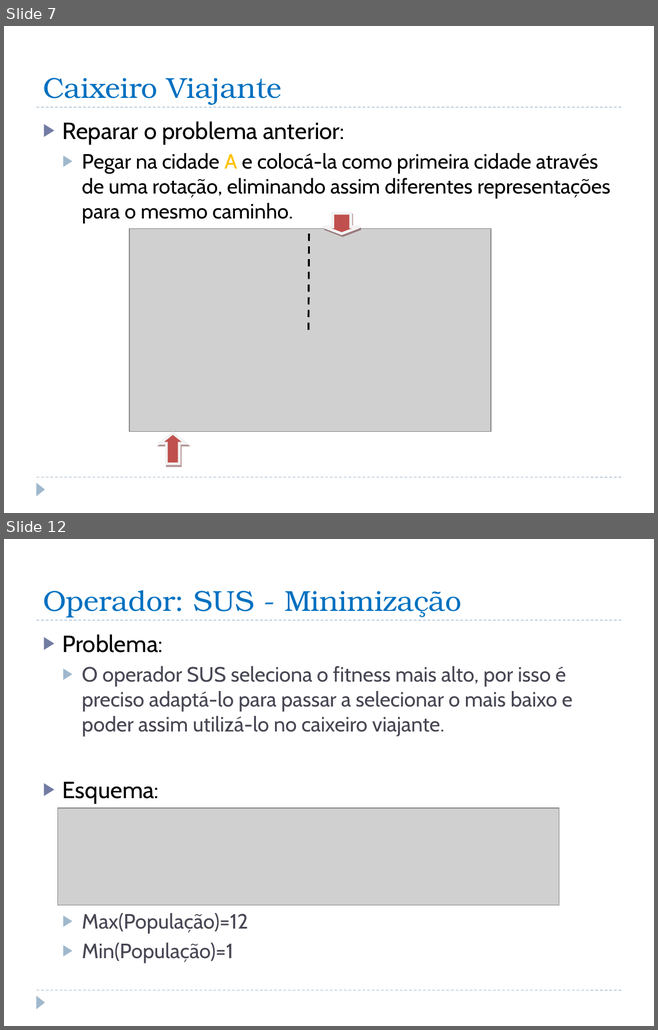
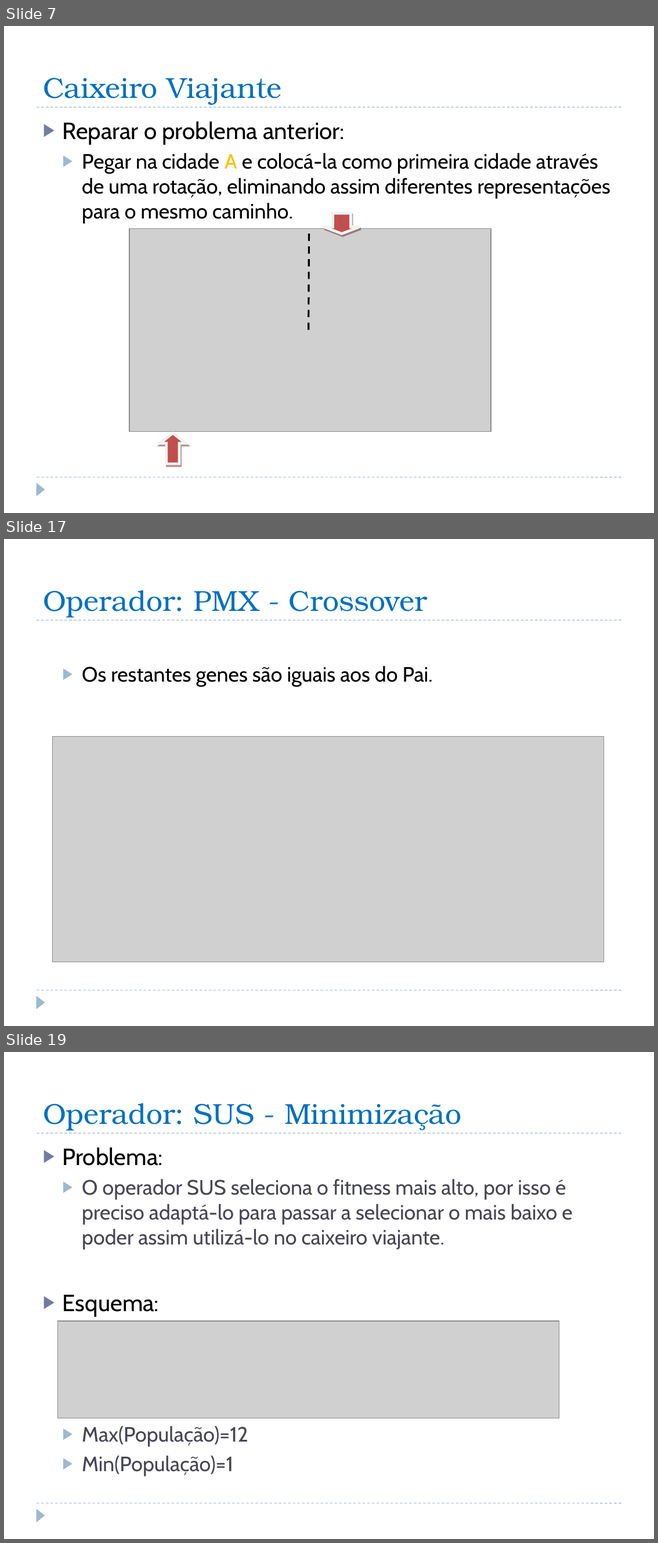
Before and after one commit to iptomar/inovative_11-12, a slide deck: versao03/CaixeiroViajante_apresentacao.pptx. Shown one above the other, each under a label of ours: slides 7 and 12 before the commit, slides 7, 17 and 19 after it; the slides between them are not shown. The pictures are 658x1030 and 658x1543 pixels, drawn with LibreOffice and Linux fonts; fonts in the diff are those of the drawing; grey boxes stand for pictures. Boxes give left, top, right and bottom in pixels: in the first picture for what was removed or moved away, otherwise in the second. Text is boxed around its words. In the diff, an @@ line names an element or a change of style, - is before the commit and + after.

Commit message:
Entrega de Operador PMX e Inversion

```diff
--- a/versao03/CaixeiroViajante_apresentacao.pptx
+++ b/versao03/CaixeiroViajante_apresentacao.pptx
@@ slide 17 added at [4, 539, 654, 1026], background #FFFFFF; not listed: 3 template elements that a slide beside it also shows @@
@@ title added at [43, 590, 427, 618], 32 pt, text #0070C0 @@
+Operador: PMX - Crossover
@@ text added at [82, 666, 433, 686], 23 pt, text #000000 @@
+  ▶ Os restantes genes são iguais aos do Pai.
@@ picture added at [53, 736, 604, 962] @@
@@ what was slide 12 is now slide 19 @@
```
Also in this commit, not shown: 5 slides changed, 9 other slides added, 10 other files.
